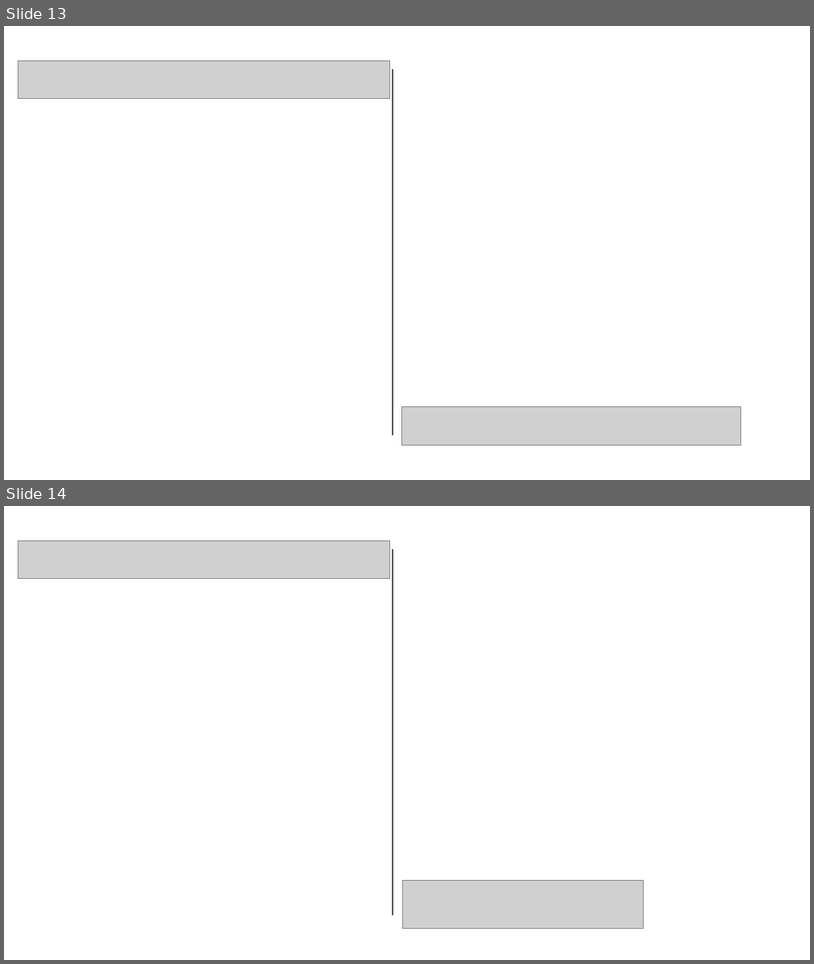
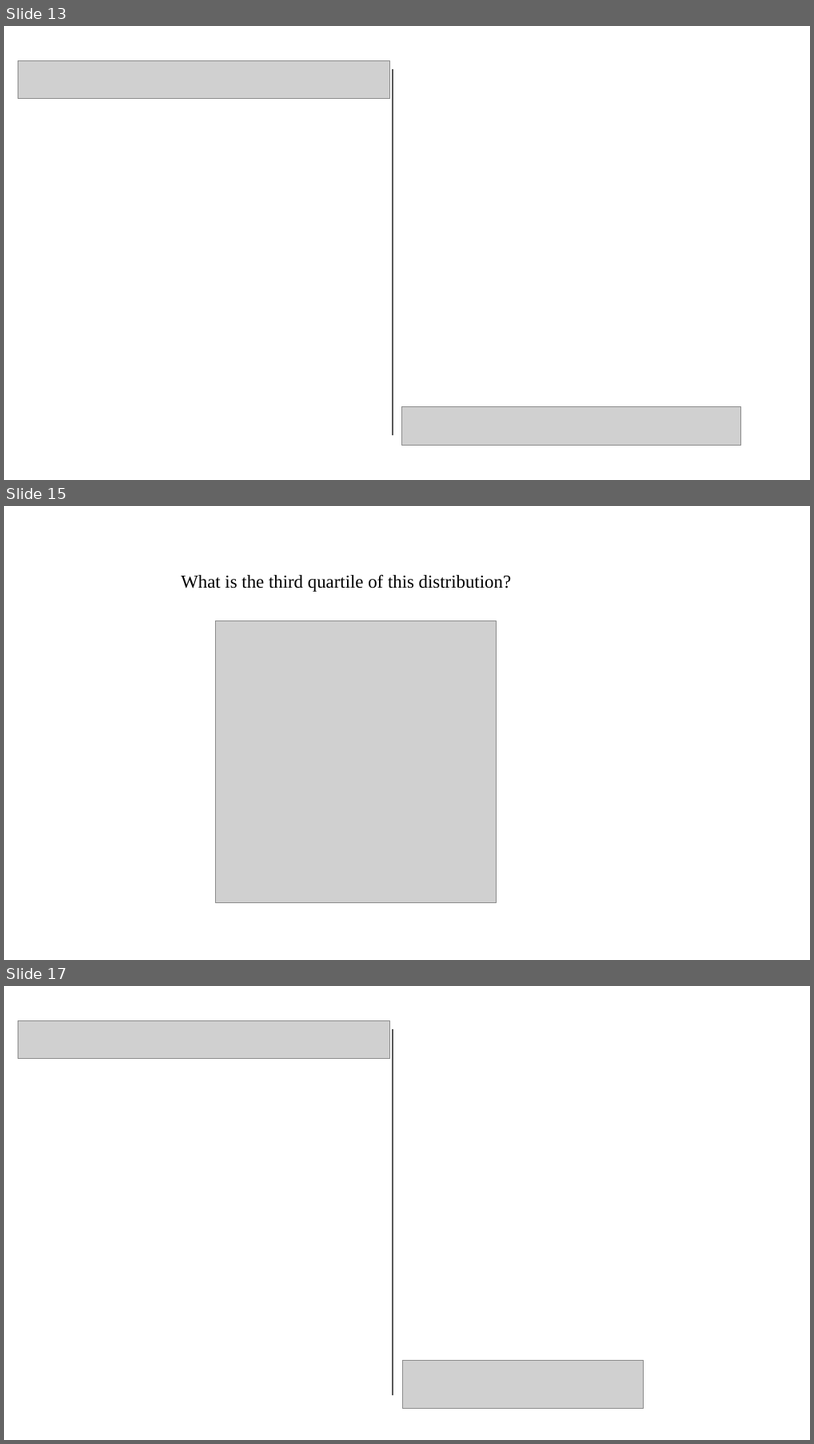
Before and after one commit to pvermees/geostats, a slide deck: slides/quizzes.odp. Shown one above the other, each under a label of ours: slides 13 and 14 before the commit, slides 13, 15 and 17 after it; the slides between them are not shown. The pictures are 814x964 and 814x1444 pixels, drawn with LibreOffice and Linux fonts; fonts in the diff are those of the drawing; grey boxes stand for pictures. Boxes give left, top, right and bottom in pixels: in the first picture for what was removed or moved away, otherwise in the second. Text is boxed around its words. In the diff, an @@ line names an element or a change of style, - is before the commit and + after.

```diff
--- a/slides/quizzes.odp
+++ b/slides/quizzes.odp
@@ slide 15 added at (4, 506, 810, 960), background #FFFFFF @@
@@ text added at (181, 575, 511, 592), 18 pt, text #000000 @@
+What is the third quartile of this distribution?
@@ picture added at (215, 621, 497, 902) @@
@@ what was slide 14 is now slide 17 @@
```
Also in this commit, not shown: 2 other slides added.
